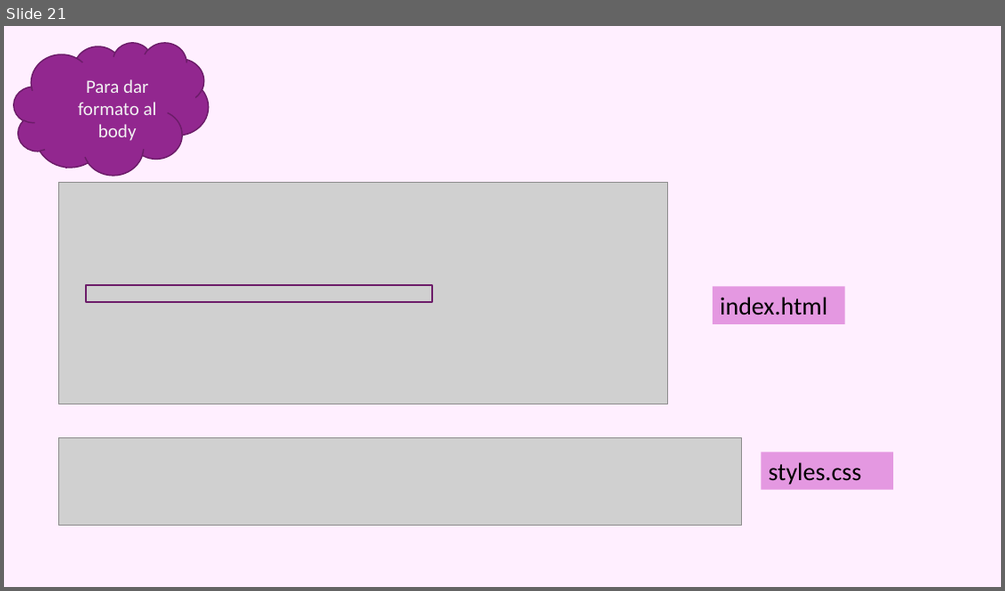
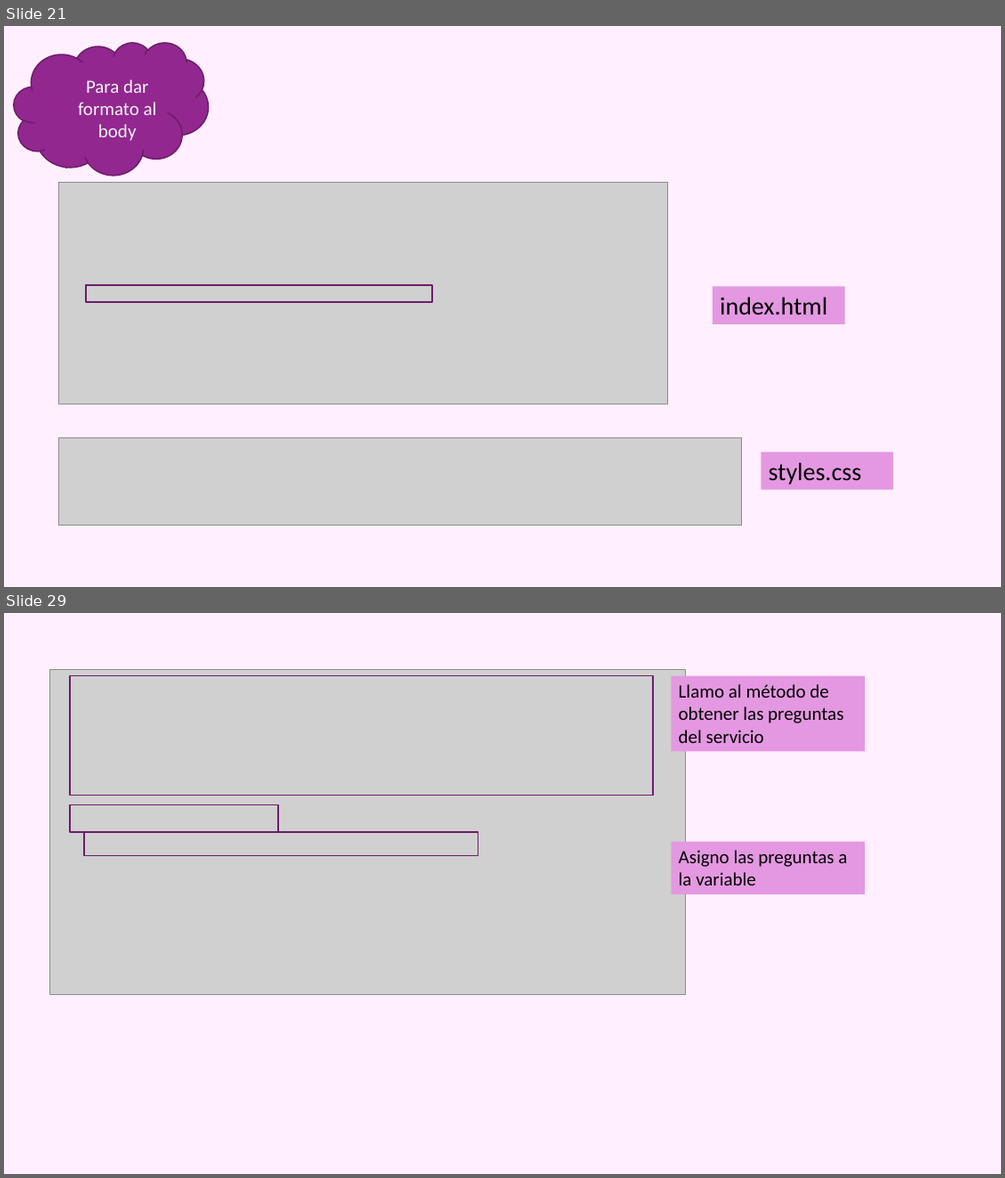
Before and after one commit to azaharafernandezguizan/STEMTrivial, a slide deck: Documents/Trivial_Aurelia.pptx. Shown one above the other, each under a label of ours: slide 21 before the commit, slides 21 and 29 after it; the slides between them are not shown. The pictures are 1005x591 and 1005x1178 pixels, drawn with LibreOffice and Linux fonts; fonts in the diff are those of the drawing; grey boxes stand for pictures. Boxes give left, top, right and bottom in pixels: in the first picture for what was removed or moved away, otherwise in the second. Text is boxed around its words. In the diff, an @@ line names an element or a change of style, - is before the commit and + after.

```diff
--- a/Documents/Trivial_Aurelia.pptx
+++ b/Documents/Trivial_Aurelia.pptx
@@ slide 29 added at <box>4,613,1001,1174</box>, background #FFEFFF @@
@@ picture added at <box>49,669,685,995</box> @@
@@ rectangle added at <box>70,676,653,795</box>, outline #6C1D6A 1.25 pt @@
@@ rectangle added at <box>671,676,865,751</box>, fill #E498E1, 18 pt, text #000000 @@
+Llamo al método de obtener las preguntas del servicio
@@ rectangle added at <box>70,804,278,832</box>, outline #6C1D6A 1.25 pt @@
@@ rectangle added at <box>84,832,478,856</box>, outline #6C1D6A 1.25 pt @@
@@ rectangle added at <box>671,841,865,894</box>, fill #E498E1, 18 pt, text #000000 @@
+Asigno las preguntas a la variable
```
Also in this commit, not shown: 2 slides changed, 6 other slides added, 1 slide removed, 5 other files.
